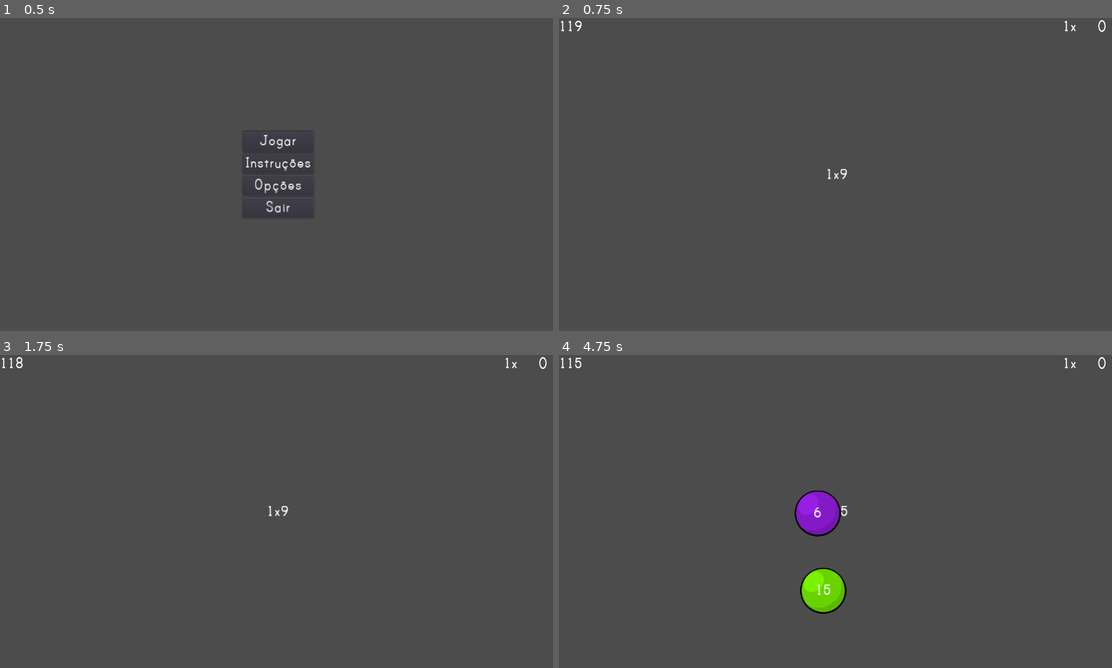
Above: before the commit, frames 1-4 (two rows, left to right).
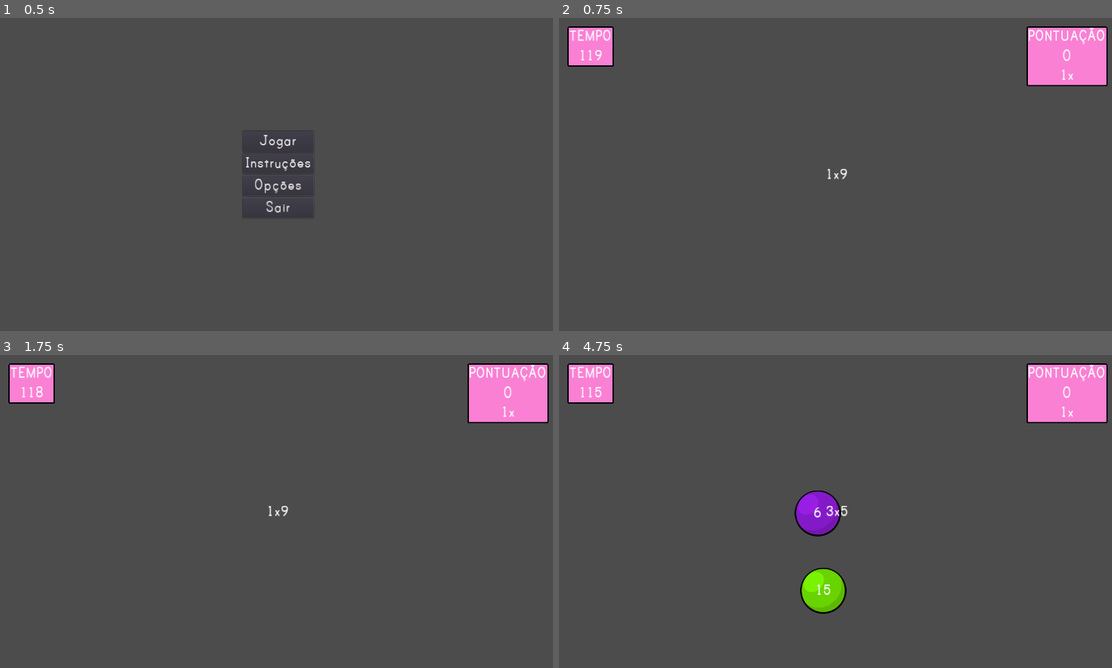
Above: after the commit, the same moments.

Repository: rpeixe/Tabolhada
Game: Godot game, scene res://scenes/MainMenu.tscn
Same seed, same stepped clock (60 frames per second), same inputs: the game is played once before the commit and once after it.
Inputs (mouse positions are in pixels of both pictures, inside the frame that each line leads up to):
- Up to frame 1 (0.5 s): no input
- Up to frame 2 (0.75 s): click "Jogar" at 0.5 s
- Up to frame 3 (1.75 s): tap Enter at 1.25 s; move the mouse to (398, 495) at 1.27 s; click (398, 495) at 1.42 s
- Up to frame 4 (4.75 s): tap Space at 2 s; move the mouse to (724, 527) at 2.02 s; click (724, 527) at 2.17 s; move the mouse to (890, 442) at 2.77 s; click (890, 442) at 2.92 s; move the mouse to (841, 589) at 3.52 s; click (841, 589) at 3.67 s; move the mouse to (1001, 558) at 4.27 s; click (1001, 558) at 4.42 s

Frame 1 is identical in both runs. In frame 2, 3.9% of the frame differs, in the area x 0-100%, y 0-22%; in frame 3, 3.9%; in frame 4, 4.0%, in the area x 0-100%, y 0-52%.

Commit message:
Alteração na UI

Diff:
--- a/scenes/MainGame.tscn
+++ b/scenes/MainGame.tscn
@@ -3,18 +3,7 @@
 [ext_resource path="res://scripts/MainGame.gd" type="Script" id=1]
 [ext_resource path="res://scripts/Spawner.gd" type="Script" id=2]
 [ext_resource path="res://themes/MainTheme.tres" type="Theme" id=3]
-
-[sub_resource type="StyleBoxFlat" id=3]
-bg_color = Color( 0.980392, 0.501961, 0.831373, 1 )
-border_width_left = 3
-border_width_top = 3
-border_width_right = 3
-border_width_bottom = 3
-border_color = Color( 0, 0, 0, 1 )
-corner_radius_top_left = 3
-corner_radius_top_right = 3
-corner_radius_bottom_right = 3
-corner_radius_bottom_left = 3
+[ext_resource path="res://themes/BoxStyle.tres" type="StyleBox" id=4]
 
 [sub_resource type="RectangleShape2D" id=1]
 extents = Vector2( 640, 10 )
@@ -24,85 +13,6 @@
 
 [node name="MainGame" type="Node"]
 script = ExtResource( 1 )
-
-[node name="UI" type="Control" parent="."]
-anchor_right = 1.0
-anchor_bottom = 1.0
-mouse_filter = 2
-theme = ExtResource( 3 )
-
-[node name="Multiplication" type="Label" parent="UI"]
-anchor_left = 0.5
-anchor_top = 0.5
-anchor_right = 0.5
-anchor_bottom = 0.5
-margin_left = -20.0
-margin_top = -23.5
-margin_right = 20.0
-margin_bottom = 23.5
-grow_horizontal = 2
-grow_vertical = 2
-rect_pivot_offset = Vector2( 20, 17.5 )
-align = 1
-valign = 1
-
-[node name="Score" type="Label" parent="UI"]
-anchor_left = 1.0
-anchor_right = 1.0
-margin_left = -40.0
-margin_bottom = 14.0
-text = "0"
-
-[node name="Timer" type="Label" parent="UI"]
-margin_right = 40.0
-margin_bottom = 14.0
-
-[node name="Multiplier" type="Label" parent="UI"]
-anchor_left = 1.0
-anchor_right = 1.0
-margin_left = -120.0
-margin_right = -80.0
-margin_bottom = 35.0
-text = "1x"
-
-[node name="GameOverPopup" type="PopupDialog" parent="UI"]
-pause_mode = 2
-margin_right = 320.0
-margin_bottom = 160.0
-custom_styles/panel = SubResource( 3 )
-popup_exclusive = true
-
-[node name="CenterContainer" type="CenterContainer" parent="UI/GameOverPopup"]
-anchor_right = 1.0
-anchor_bottom = 1.0
-
-[node name="VBoxContainer" type="VBoxContainer" parent="UI/GameOverPopup/CenterContainer"]
-margin_left = 69.0
-margin_top = 11.0
-margin_right = 251.0
-margin_bottom = 148.0
-
-[node name="GameOverLabel" type="Label" parent="UI/GameOverPopup/CenterContainer/VBoxContainer"]
-margin_right = 182.0
-margin_bottom = 41.0
-theme = ExtResource( 3 )
-text = "Fim de Jogo"
-align = 1
-valign = 1
-
-[node name="FinalScore" type="Label" parent="UI/GameOverPopup/CenterContainer/VBoxContainer"]
-margin_top = 45.0
-margin_right = 182.0
-margin_bottom = 86.0
-grow_horizontal = 2
-align = 1
-valign = 1
-
-[node name="GameOverButton" type="Button" parent="UI/GameOverPopup/CenterContainer/VBoxContainer"]
-margin_top = 90.0
-margin_right = 182.0
-margin_bottom = 137.0
-text = "Sair"
 
 [node name="Spawner" type="Node2D" parent="."]
 position = Vector2( 640, 600 )
@@ -114,6 +24,8 @@
 [node name="LongTimer" type="Timer" parent="Spawner"]
 wait_time = 2.0
 autostart = true
+
+[node name="Bubbles" type="Node" parent="Spawner"]
 
 [node name="Borders" type="Node2D" parent="."]
 
@@ -150,9 +62,134 @@
 wait_time = 20.0
 autostart = true
 
+[node name="UI" type="Control" parent="."]
+anchor_right = 1.0
+anchor_bottom = 1.0
+mouse_filter = 2
+theme = ExtResource( 3 )
+
+[node name="Multiplication" type="Label" parent="UI"]
+anchor_left = 0.5
+anchor_top = 0.5
+anchor_right = 0.5
+anchor_bottom = 0.5
+margin_left = -54.0
+margin_top = -20.0
+margin_right = 54.0
+margin_bottom = 21.0
+grow_horizontal = 2
+grow_vertical = 2
+rect_pivot_offset = Vector2( 20, 17.5 )
+align = 1
+valign = 1
+
+[node name="Scoreboard" type="PanelContainer" parent="UI"]
+anchor_left = 1.0
+anchor_right = 1.0
+margin_left = -203.0
+margin_top = 20.0
+margin_right = -20.0
+margin_bottom = 157.0
+custom_styles/panel = ExtResource( 4 )
+
+[node name="VBoxContainer" type="VBoxContainer" parent="UI/Scoreboard"]
+margin_left = 3.0
+margin_top = 3.0
+margin_right = 180.0
+margin_bottom = 134.0
+
+[node name="Label" type="Label" parent="UI/Scoreboard/VBoxContainer"]
+margin_right = 177.0
+margin_bottom = 41.0
+text = "PONTUAÇÃO"
+align = 1
+valign = 1
+
+[node name="Score" type="Label" parent="UI/Scoreboard/VBoxContainer"]
+margin_top = 45.0
+margin_right = 177.0
+margin_bottom = 86.0
+text = "0"
+align = 1
+valign = 1
+
+[node name="Multiplier" type="Label" parent="UI/Scoreboard/VBoxContainer"]
+margin_top = 90.0
+margin_right = 177.0
+margin_bottom = 131.0
+text = "1x"
+align = 1
+valign = 1
+
+[node name="Timer" type="PanelContainer" parent="UI"]
+margin_left = 20.0
+margin_top = 20.0
+margin_right = 125.0
+margin_bottom = 112.0
+custom_styles/panel = ExtResource( 4 )
+
+[node name="VBoxContainer" type="VBoxContainer" parent="UI/Timer"]
+margin_left = 3.0
+margin_top = 3.0
+margin_right = 102.0
+margin_bottom = 89.0
+
+[node name="TimerLabel" type="Label" parent="UI/Timer/VBoxContainer"]
+margin_right = 99.0
+margin_bottom = 41.0
+text = "TEMPO"
+align = 1
+valign = 1
+
+[node name="Time" type="Label" parent="UI/Timer/VBoxContainer"]
+margin_top = 45.0
+margin_right = 99.0
+margin_bottom = 86.0
+align = 1
+valign = 1
+
+[node name="GameOverPopup" type="PopupDialog" parent="UI"]
+pause_mode = 2
+margin_right = 267.0
+margin_bottom = 158.0
+custom_styles/panel = ExtResource( 4 )
+popup_exclusive = true
+
+[node name="CenterContainer" type="CenterContainer" parent="UI/GameOverPopup"]
+anchor_right = 1.0
+anchor_bottom = 1.0
+
+[node name="VBoxContainer" type="VBoxContainer" parent="UI/GameOverPopup/CenterContainer"]
+margin_left = 42.0
+margin_top = 10.0
+margin_right = 224.0
+margin_bottom = 147.0
+
+[node name="GameOverLabel" type="Label" parent="UI/GameOverPopup/CenterContainer/VBoxContainer"]
+margin_right = 182.0
+margin_bottom = 41.0
+theme = ExtResource( 3 )
+text = "Fim de Jogo"
+align = 1
+valign = 1
+
+[node name="FinalScore" type="Label" parent="UI/GameOverPopup/CenterContainer/VBoxContainer"]
+margin_top = 45.0
+margin_right = 182.0
+margin_bottom = 86.0
+grow_horizontal = 2
+align = 1
+valign = 1
+
+[node name="GameOverButton" type="Button" parent="UI/GameOverPopup/CenterContainer/VBoxContainer"]
+margin_top = 90.0
+margin_right = 182.0
+margin_bottom = 137.0
+text = "Sair"
+
 [connection signal="result_changed" from="." to="Spawner" method="_on_MainGame_result_changed"]
-[connection signal="button_up" from="UI/GameOverPopup/CenterContainer/VBoxContainer/GameOverButton" to="." method="_on_GameOverButton_button_up"]
 [connection signal="timeout" from="Spawner/ShortTimer" to="Spawner" method="_on_ShortTimer_timeout"]
 [connection signal="timeout" from="Spawner/LongTimer" to="Spawner" method="_on_LongTimer_timeout"]
 [connection signal="timeout" from="GameTimer" to="." method="_on_GameTimer_timeout"]
 [connection signal="timeout" from="ScoreResetTimer" to="." method="_on_ScoreResetTimer_timeout"]
+[connection signal="button_up" from="UI/GameOverPopup/CenterContainer/VBoxContainer/GameOverButton" to="." method="_on_GameOverButton_button_up"]
--- a/scripts/MainGame.gd
+++ b/scripts/MainGame.gd
@@ -17,7 +17,7 @@
 	randomize_numbers()
 
 func _process(delta):
-	$UI/Timer.text = str(int($GameTimer.time_left))
+	$UI/Timer/VBoxContainer/Time.text = str(int($GameTimer.time_left))
 
 func randomize_numbers():
 	num_1 = rng.randi_range(1, 10)
@@ -29,13 +29,13 @@
 
 func set_multiplier(value):
 	multiplier = value
-	$UI/Multiplier.text = str(value) + "x"
+	$UI/Scoreboard/VBoxContainer/Multiplier.text = str(value) + "x"
 
 func increase_score():
 	score += multiplier
 	if multiplier < 5:
 		set_multiplier(multiplier + 1)
-	$UI/Score.text = str(score)
+	$UI/Scoreboard/VBoxContainer/Score.text = str(score)
 
 func on_bubble_popped(value):
 	if value == result:
--- a/scripts/Spawner.gd
+++ b/scripts/Spawner.gd
@@ -30,7 +30,7 @@
 	var new_bubble = bubble.instance()
 	var bubble_value
 
-	get_parent().add_child(new_bubble)
+	$Bubbles.add_child(new_bubble)
 	new_bubble.connect("bubble_popped", get_parent(), "on_bubble_popped")
 
 	if count == guaranteed_bubble:
--- /dev/null
+++ b/themes/BoxStyle.tres
@@ -0,0 +1,13 @@
+[gd_resource type="StyleBoxFlat" format=2]
+
+[resource]
+bg_color = Color( 0.980392, 0.501961, 0.831373, 1 )
+border_width_left = 3
+border_width_top = 3
+border_width_right = 3
+border_width_bottom = 3
+border_color = Color( 0, 0, 0, 1 )
+corner_radius_top_left = 3
+corner_radius_top_right = 3
+corner_radius_bottom_right = 3
+corner_radius_bottom_left = 3
